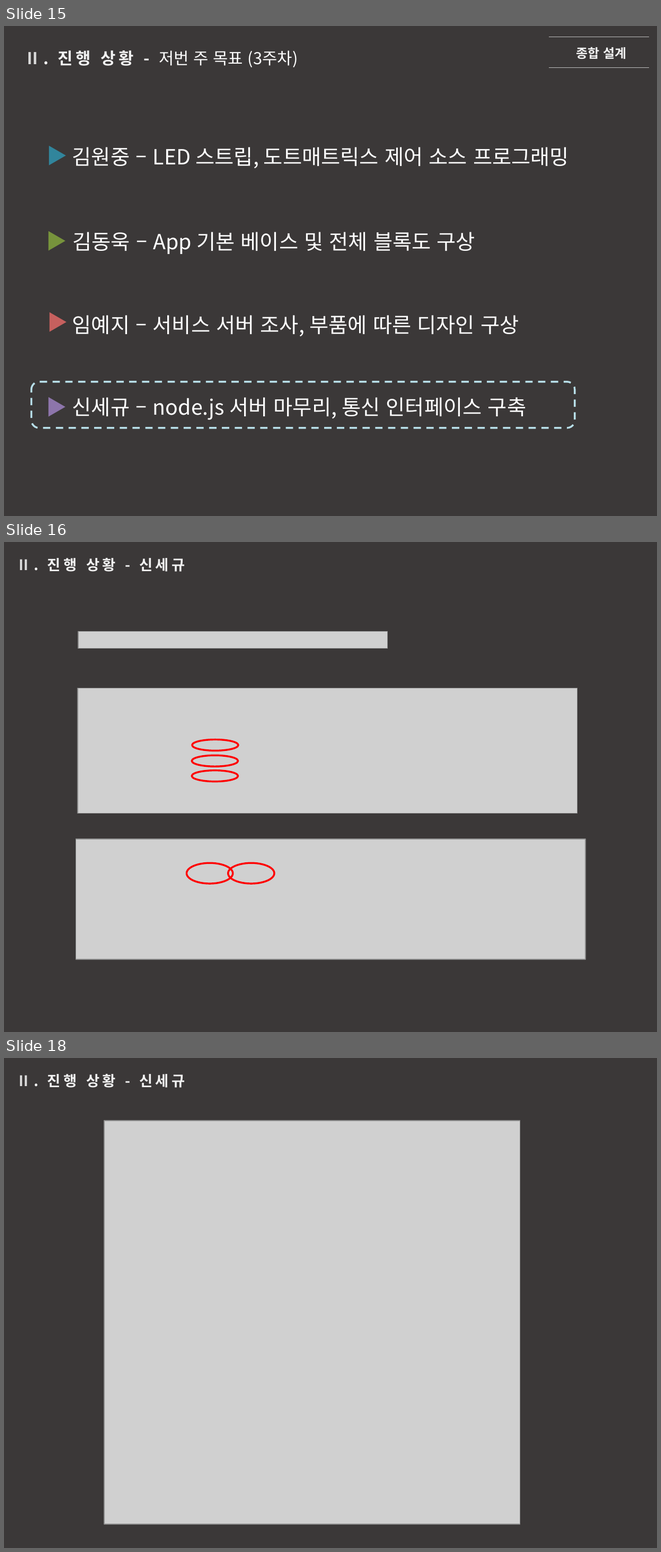
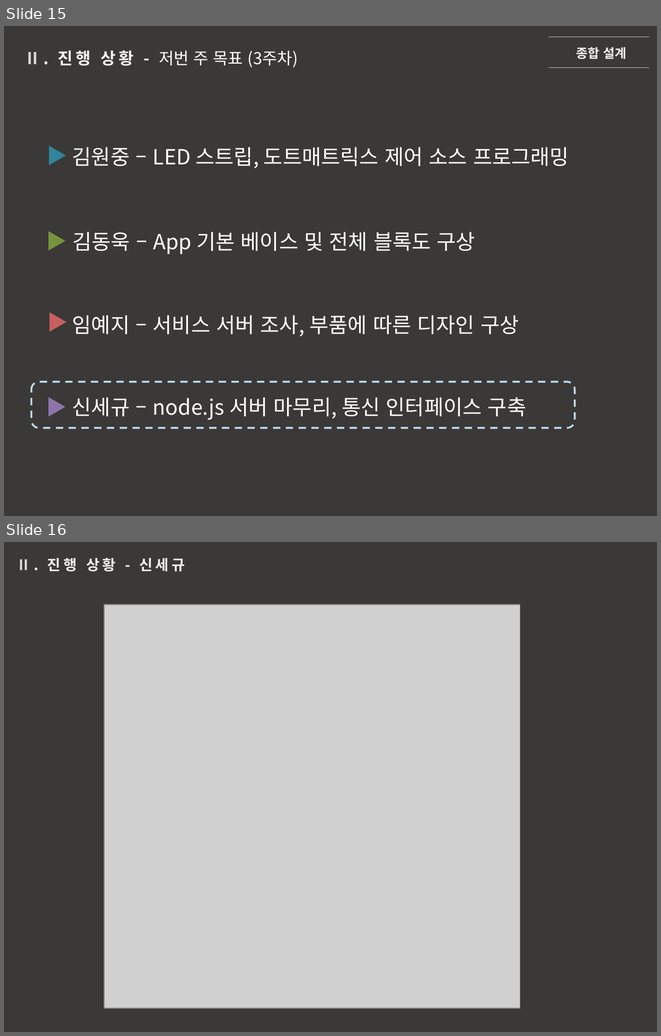
Before and after one commit to SekyuShin/FinalProject_saveFile, a slide deck: weeks_4/190402 종합설계 임예지_1.pptx. Shown one above the other, each under a label of ours: slides 15, 16 and 18 before the commit, slides 15 and 16 after it; the slides between them are not shown. The pictures are 661x1552 and 661x1036 pixels, drawn with LibreOffice and Linux fonts; fonts in the diff are those of the drawing; grey boxes stand for pictures. Boxes give left, top, right and bottom in pixels: in the first picture for what was removed or moved away, otherwise in the second. Text is boxed around its words. In the diff, an @@ line names an element or a change of style, - is before the commit and + after.

```diff
--- a/weeks_4/190402 종합설계 임예지_1.pptx
+++ b/weeks_4/190402 종합설계 임예지_1.pptx
@@ slide 16 removed at (4, 542, 657, 1032), background #3B3838 @@
@@ text removed at (17, 558, 185, 572) @@
-Ⅱ. 진행 상황 - 신세규
@@ picture removed at (78, 632, 388, 649) @@
@@ picture removed at (78, 688, 577, 813) @@
@@ ellipse removed at (192, 739, 238, 750) @@
@@ ellipse removed at (192, 756, 238, 767) @@
@@ ellipse removed at (192, 770, 238, 782) @@
@@ picture removed at (76, 838, 585, 959) @@
@@ ellipse removed at (187, 863, 233, 883) @@
@@ ellipse removed at (228, 863, 274, 883) @@
@@ what was slide 18 is now slide 16 @@
```
Also in this commit, not shown: 3 slides changed, 2 other slides removed, 2 other files.
